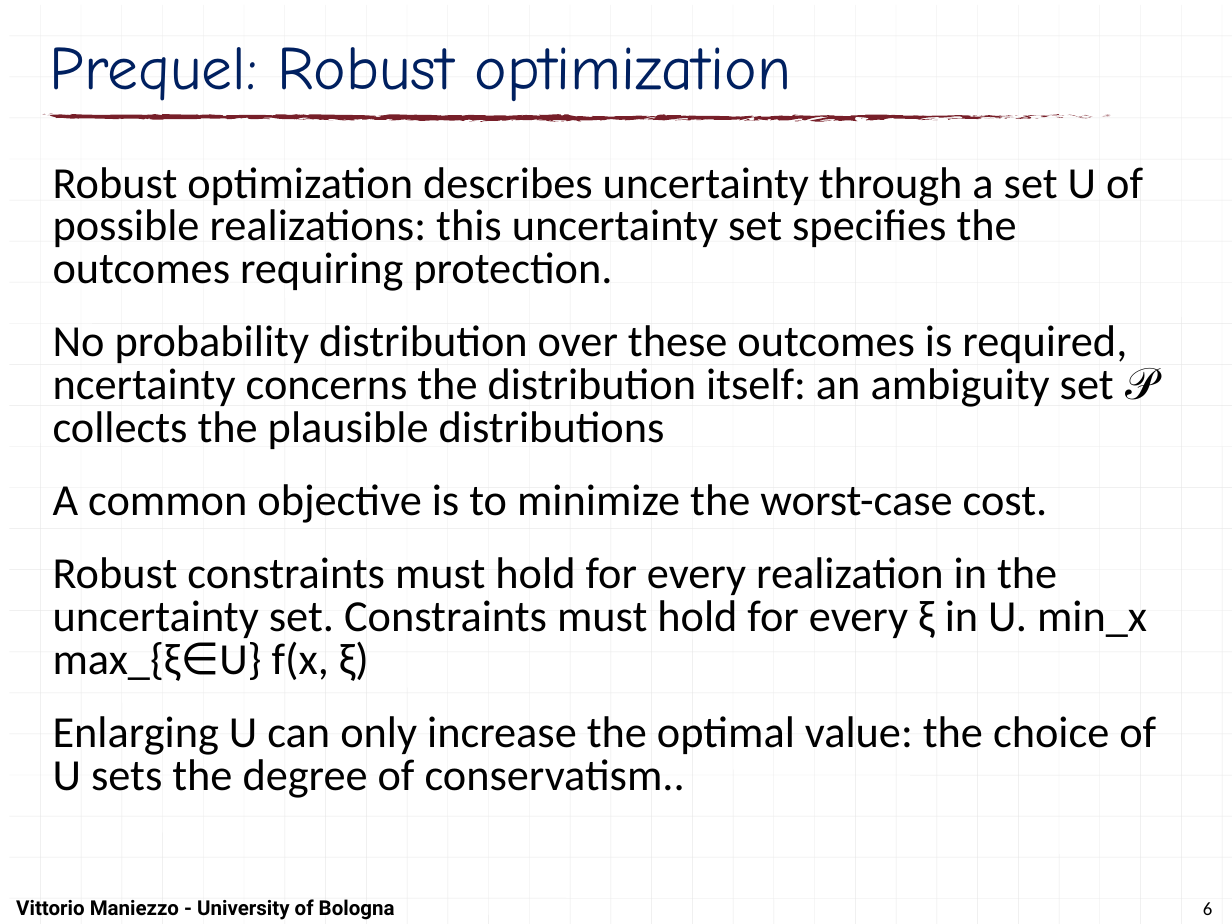
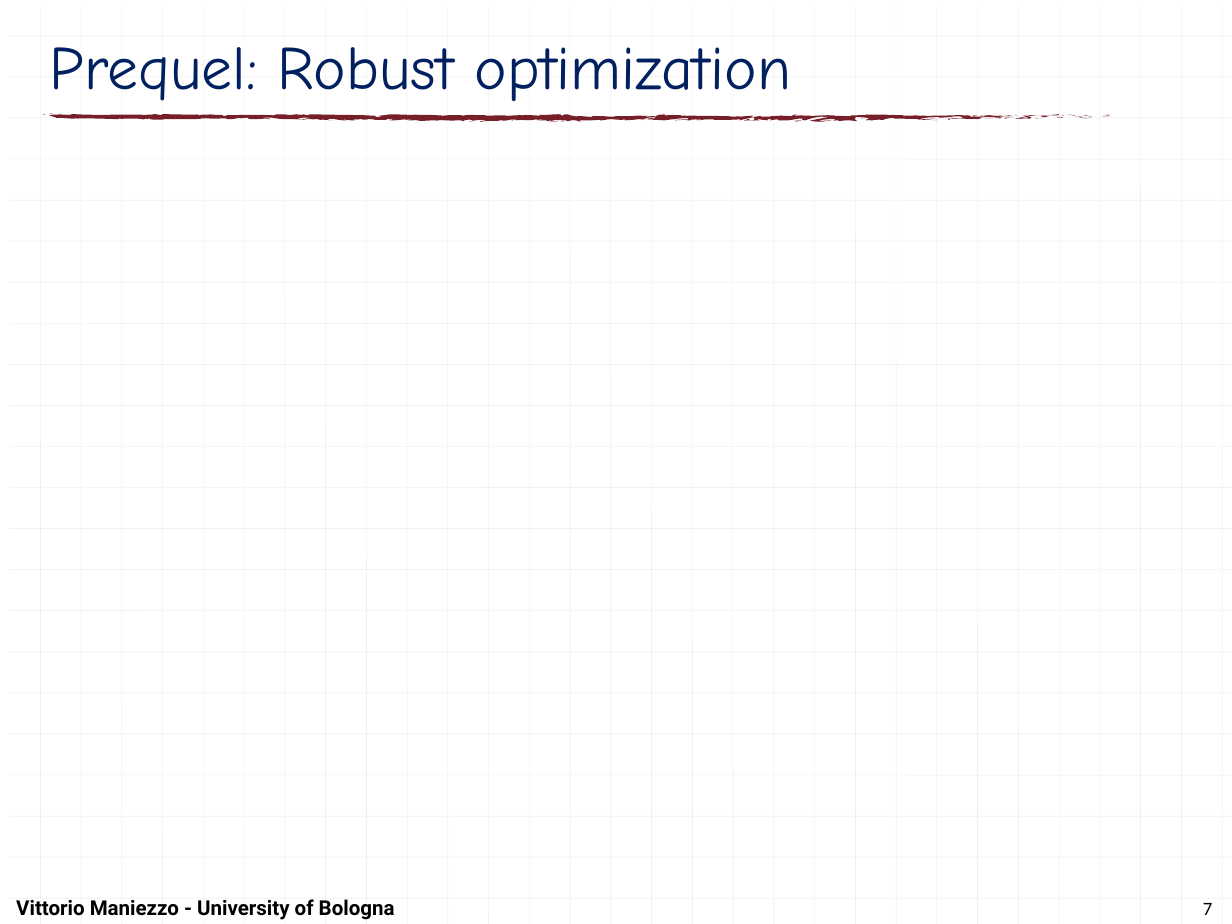
Before and after one commit to maniezzo/GDOforecast, a slide deck: slide 7 of doc/Schedulingseminar/schedulingSeminarXdock.pptx (slide 6 before the commit). Drawn at 1232x924 pixels with LibreOffice and Linux fonts; fonts in the diff are those of the drawing; grey boxes stand for pictures. Boxes give left, top, right and bottom in pixels: in the first picture for what was removed or moved away, otherwise in the second. Text is boxed around its words. In the diff, an @@ line names an element or a change of style, - is before the commit and + after.

```diff
--- a/doc/Schedulingseminar/schedulingSeminarXdock.pptx
+++ b/doc/Schedulingseminar/schedulingSeminarXdock.pptx
@@ text removed at [53, 167, 1157, 798] @@
-Robust optimization describes uncertainty through a set U of possible realizations: this uncertainty set specifies the outcomes requiring protection.
-No probability distribution over these outcomes is required, ncertainty concerns the distribution itself: an ambiguity set 𝒫 collects the plausible distributions
-A common objective is to minimize the worst-case cost.
-Robust constraints must hold for every realization in the uncertainty set. Constraints must hold for every ξ in U. min_x max_{ξ∈U} f(x, ξ)
-Enlarging U can only increase the optimal value: the choice of U sets the degree of conservatism..
@@ page number at [1203, 903, 1213, 915]: text changed @@
-6
+7
```
Also in this commit, not shown: 26 other slides changed, 5 slides added, 1 other file.
